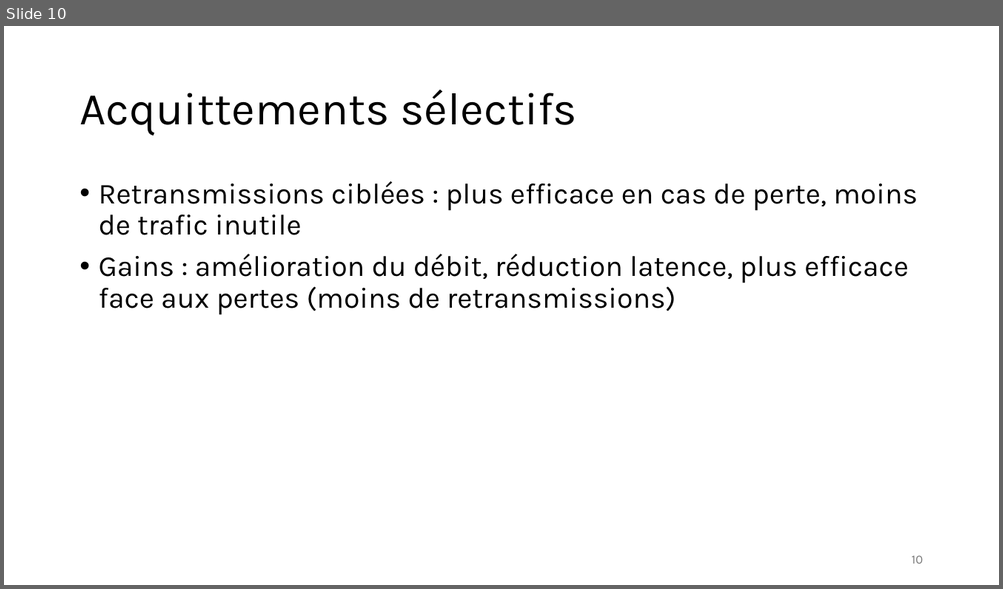
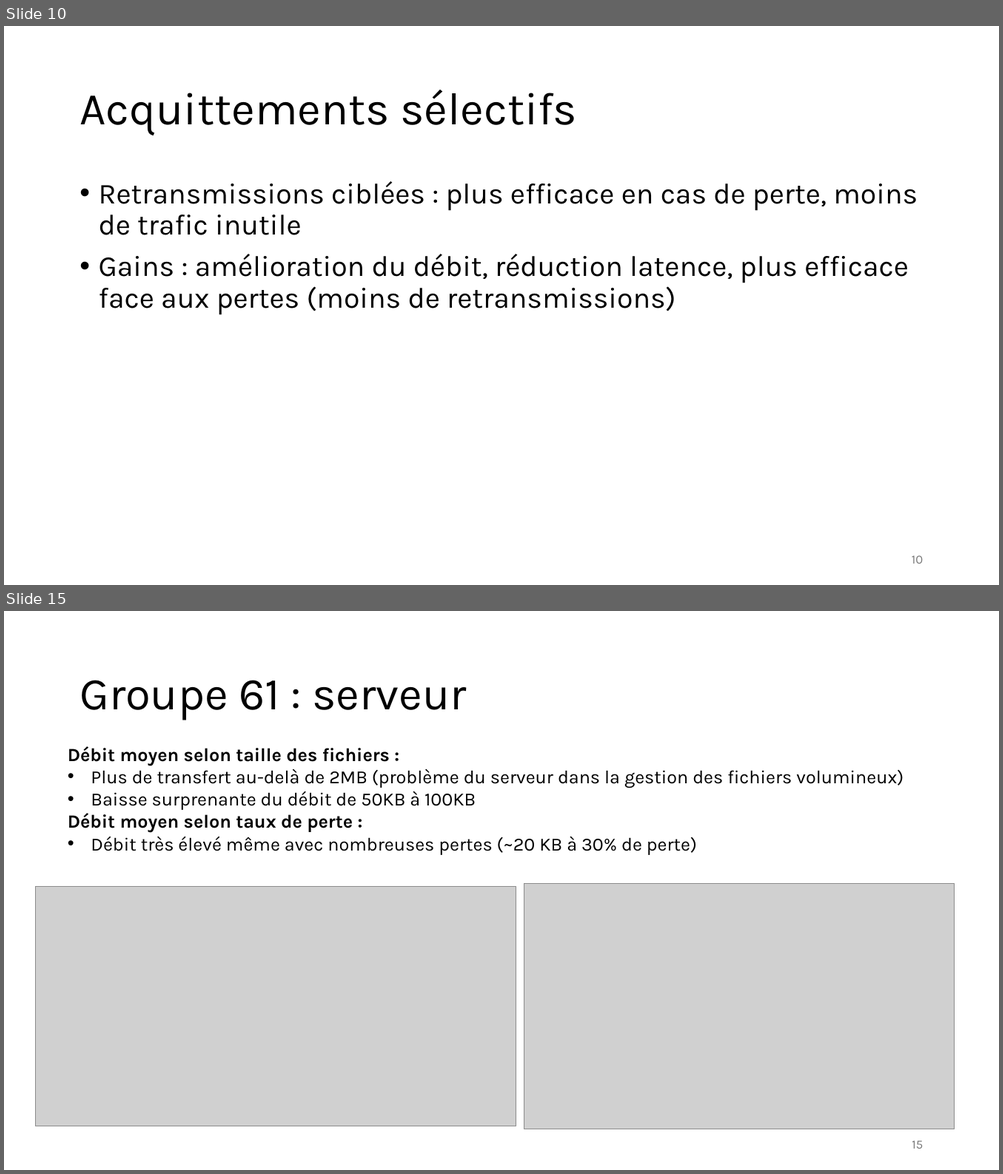
Before and after one commit to Tidyresonnance8/SRTP-Transport-Protocol, a slide deck: Rapport_projet_SRTP.pptx. Shown one above the other, each under a label of ours: slide 10 before the commit, slides 10 and 15 after it; the slides between them are not shown. The pictures are 1003x589 and 1003x1174 pixels, drawn with LibreOffice and Linux fonts; fonts in the diff are those of the drawing; grey boxes stand for pictures. Boxes give left, top, right and bottom in pixels: in the first picture for what was removed or moved away, otherwise in the second. Text is boxed around its words. In the diff, an @@ line names an element or a change of style, - is before the commit and + after.

```diff
--- a/Rapport_projet_SRTP.pptx
+++ b/Rapport_projet_SRTP.pptx
@@ slide 15 added at (4, 611, 999, 1170), background #FFFFFF @@
@@ title added at (79, 680, 466, 721), 44 pt, text #000000 @@
+Groupe 61 : serveur
@@ text added at (68, 746, 903, 855), 18 pt, text #000000 @@
+Débit moyen selon taille des fichiers :
+• Plus de transfert au-delà de 2MB (problème du serveur dans la gestion des fichiers volumineux)
+• Baisse surprenante du débit de 50KB à 100KB
+Débit moyen selon taux de perte :
+• Débit très élevé même avec nombreuses pertes (~20 KB à 30% de perte)
@@ picture added at (35, 887, 515, 1128) @@
@@ picture added at (524, 884, 955, 1130) @@
@@ page number added at (911, 1141, 922, 1149), 12 pt, text #797979 @@
+15
```
Also in this commit, not shown: 3 slides changed, 5 other slides added, 1 slide removed.
